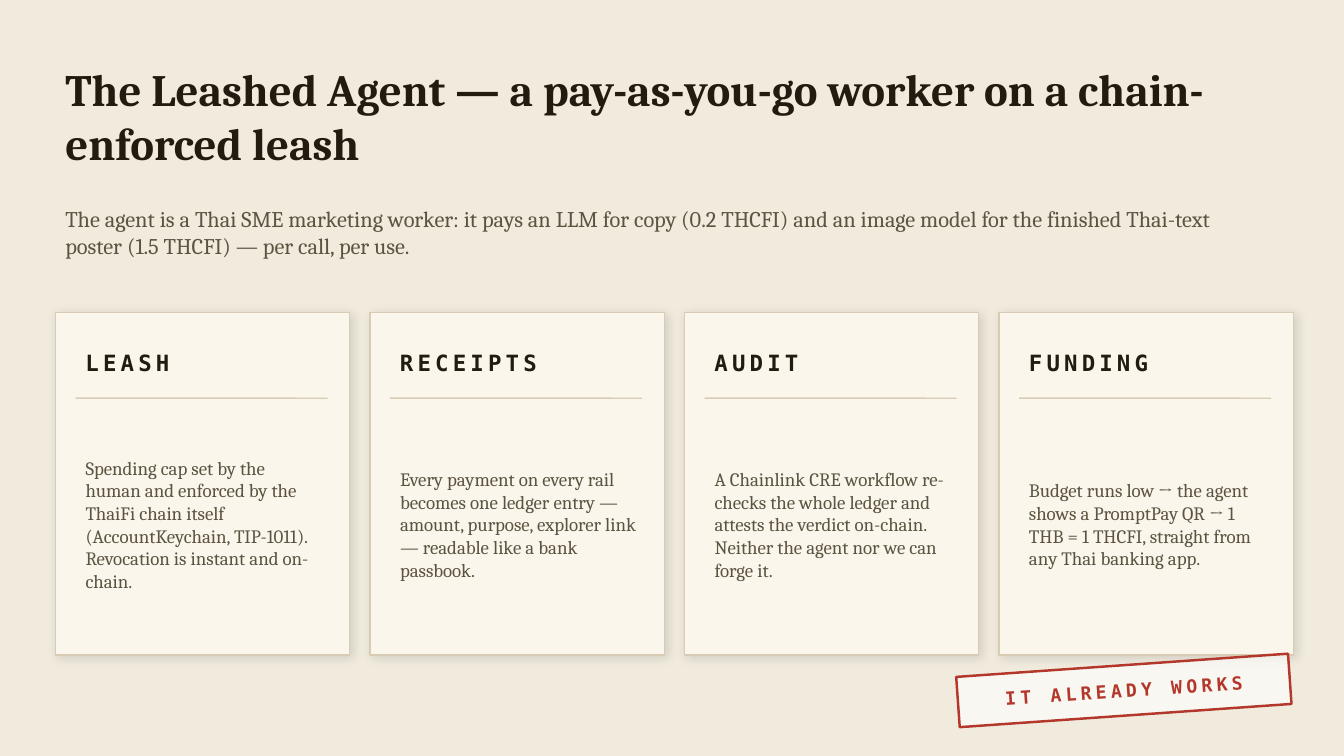
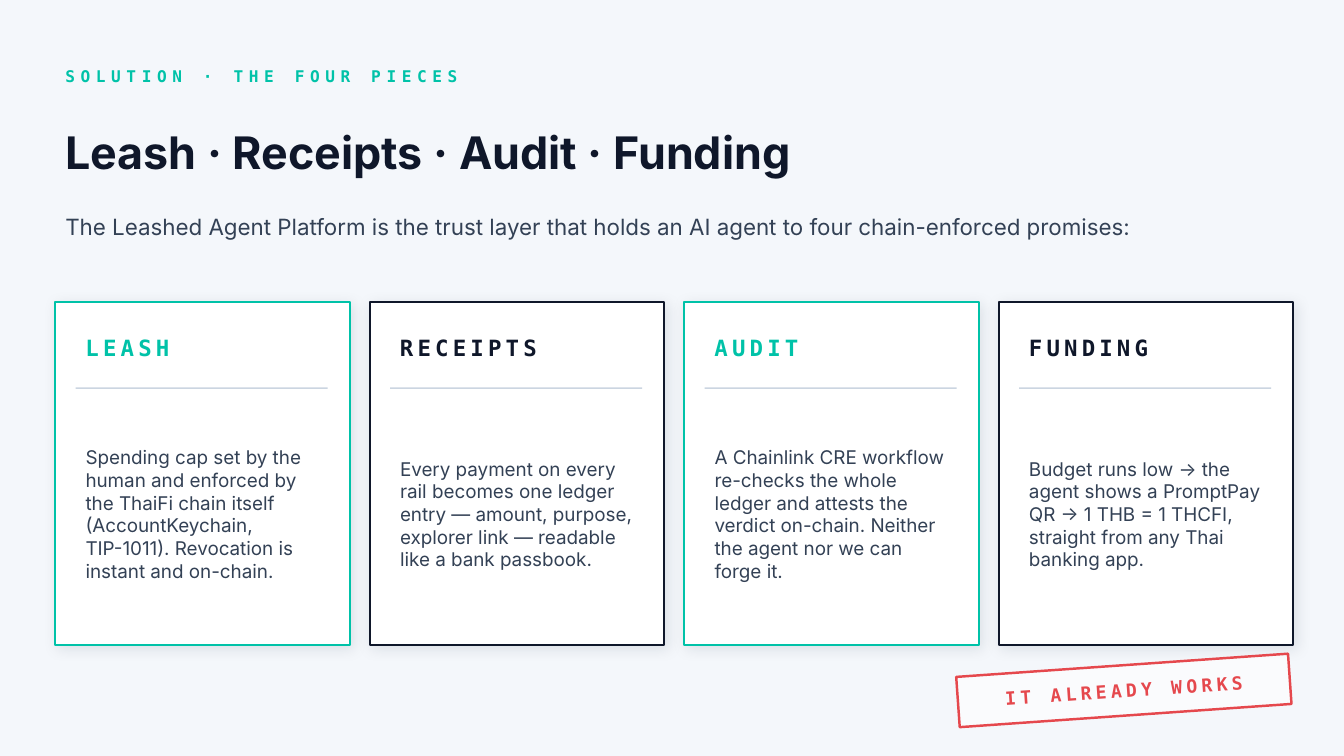
Before and after one commit to Poom5741/leashed-agent, a slide deck: slide 3 of docs/slides/leashed-agent-slides.pptx. Drawn at 1344x756 pixels with LibreOffice and Linux fonts; fonts in the diff are those of the drawing. Boxes give left, top, right and bottom in pixels: in the first picture for what was removed or moved away, otherwise in the second. Text is boxed around its words. In the diff, an @@ line names an element or a change of style, - is before the commit and + after.

Commit message:
M14: redesign — Trust Layer positioning + fintech SPA + reframed deck
Frontend (apps/web-agents):
- New design system in styles.css: deep navy + electric teal palette,
  fintech card-grid layout, semantic tokens (--accent, --ok, --warn,
  --danger, --muted, --shadow-*, --r-*)
- App shell reworked — sidebar nav (Agents, Services) with brand mark
  + tagline + responsive collapse to top-bar on mobile
- AgentsListPage: hero strip with TRUST LAYER · v2 eyebrow + headline +
  paragraph + 4 trust-pill chips; card grid retains Revoke button
- PassbookPage: hero strip with lease-state headline + meta-grid
  (status, leaseState, spending cap, created) + trust-layer audit panel
- ServicesPage: marketplace hero + search input + filtered table
- All three pages typecheck + build clean (45 modules, 9.83 kB CSS,
  273 kB JS)
- In-app browser click test confirms /agents, /agents/0xaa, /services
  render correctly with the new palette

Slides (docs/slides):
- Reframed all 9 slides around Trust Layer for AI Agents positioning
- New palette matches SPA: DARK=#0B1A2F, ACCENT=#00C2A8, INK=#0F172A
- Cover: LEASHED AGENT PLATFORM headline + TRUST LAYER FOR AI AGENTS
  eyebrow + One leash, every payment, independently checked. tagline
- Slide 2: AI agents already spend money. Nobody is holding the leash.
  reframed under POSITIONING · TRUST LAYER FOR AI AGENTS eyebrow
- Slide 3: The Four Pieces — Leash · Receipts · Audit · Funding with
  electric-teal accent on the load-bearing pillars
- Slide 5 (live evidence): broken out per trust-layer promise
- Slide 6 (evidence table): columns relabeled as Promise / Rail /
- Slide 7 (track map): each track relabeled to serve the trust layer
- Slide 8 (rubric): TRUST LAYER SCORES ON ALL FIVE eyebrow
- Slide 9 (closing): The trust layer for AI agents. CTA
- PPTX rebuilt (2.4 MB, leashed-agent-slides.pptx)

```diff
--- a/docs/slides/leashed-agent-slides.pptx
+++ b/docs/slides/leashed-agent-slides.pptx
@@ background #F1EBDE to #F4F7FB @@
@@ text at (65,70,457,83): text changed; size 32 to 11.5 pt; font Cambria to DejaVu Sans Mono; text colour #211B10 to #00C2A8 @@
-The Leashed Agent — a pay-as-you-go worker on a chain-enforced leash
+SOLUTION · THE FOUR PIECES
@@ text at (65,134,790,179): text changed; size 16 to 32 pt; font Cambria to Inter; text colour #5C5340 to #0F172A; bold on @@
-The agent is a Thai SME marketing worker: it pays an LLM for copy (0.2 THCFI) and an image model for the finished Thai-text poster (1.5 THCFI) — per call, per use.
+Leash · Receipts · Audit · Funding
@@ text added at (65,218,1130,240), 16 pt, text #334155 @@
+The Leashed Agent Platform is the trust layer that holds an AI agent to four chain-enforced promises:
@@ rectangle at (55,302,350,645): fill #FAF6EC to #FFFFFF; outline #D8CDB4 1 pt to #00C2A8 1.5 pt; shadow changed @@
@@ text "LEASH" at (85,339,169,357): text colour #211B10 to #00C2A8 @@
@@ rectangle at (370,302,664,645): fill #FAF6EC to #FFFFFF; outline #D8CDB4 1 pt to #0F172A 1.5 pt; shadow changed @@
@@ text "RECEIPTS" at (400,339,537,357): text colour #211B10 to #0F172A @@
@@ rectangle at (685,302,979,645): fill #FAF6EC to #FFFFFF; outline #D8CDB4 1 pt to #00C2A8 1.5 pt; shadow changed @@
@@ text "AUDIT" at (714,339,798,357): text colour #211B10 to #00C2A8 @@
@@ 4 texts, 4 lines, 4 rectangles: place and size @@
-4 texts, 4 lines, 4 rectangles at (55,313,1294,655)
+4 texts, 4 lines, 4 rectangles at (55,302,1294,645)
@@ rectangle at (999,302,1294,645): fill #FAF6EC to #FFFFFF; outline #D8CDB4 1 pt to #0F172A 1.5 pt; shadow changed @@
@@ 4 texts: place and size @@
-4 texts at (85,354,1148,372)
+4 texts at (85,339,1148,357)
@@ text "FUNDING" at (1029,339,1148,357): text colour #211B10 to #0F172A @@
@@ line (76, 388) - (328, 388): stroke #D8CDB4 1 pt to #CBD5E1 1 pt @@
@@ line (390, 388) - (642, 388): stroke #D8CDB4 1 pt to #CBD5E1 1 pt @@
@@ line (705, 388) - (957, 388): stroke #D8CDB4 1 pt to #CBD5E1 1 pt @@
@@ line (1019, 388) - (1271, 388): stroke #D8CDB4 1 pt to #CBD5E1 1 pt @@
@@ font Cambria to Inter, text colour #5C5340 to #334155 in 4 elements at (86,450,301,578), (1029,462,1260,570), (400,462,632,570), (715,449,944,582) @@
@@ rectangle "IT ALREADY WORKS" at (956,654,1292,727): text colour #B3372B to #E5484D; outline #B3372B 1.75 pt to #E5484D 1.75 pt @@
```
Also in this commit, not shown: 7 other slides changed, 1 slide added, 1 slide removed, 6 other files.
